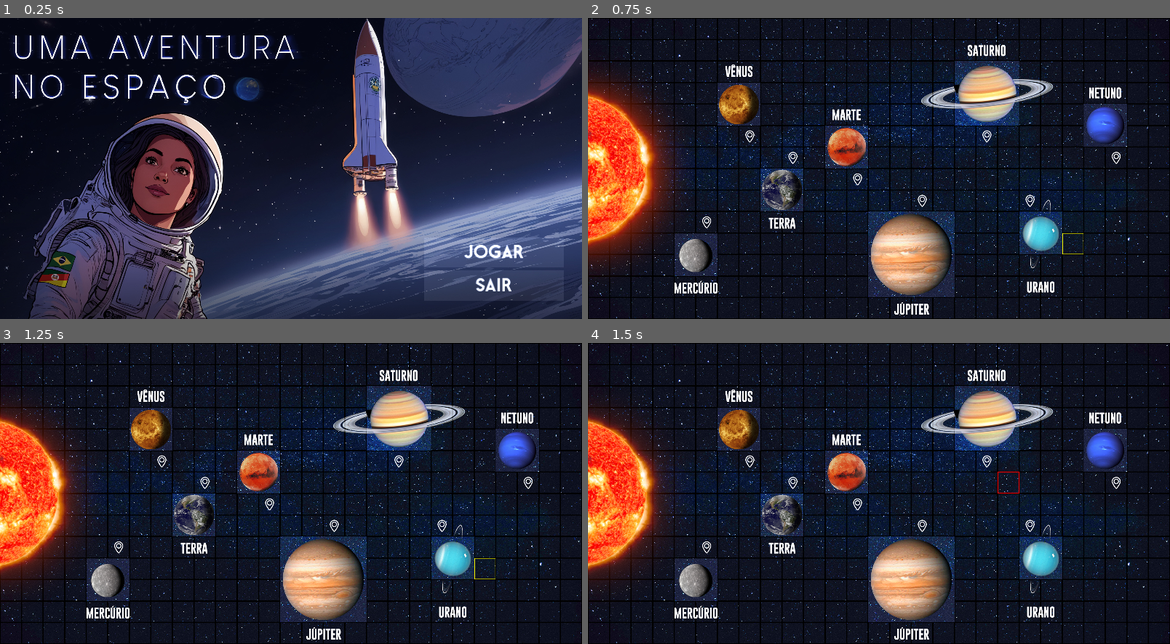
Above: before the commit, frames 1-4 (two rows, left to right).
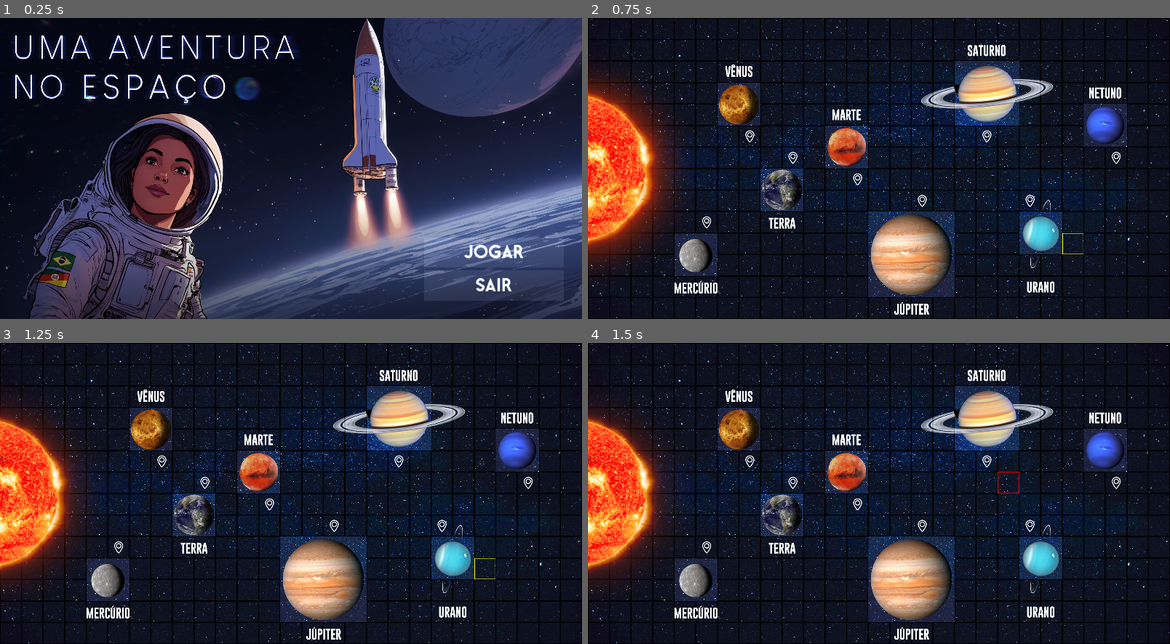
Above: after the commit, the same moments.

Repository: Equiel-1703/jogo-ExpPC
Game: Godot game, scene res://scenes/main_screen.tscn
The game is run twice, just before and just after one commit, with the same random seed, the same clock (stepped at 60 frames per second) and the same inputs.
Inputs (mouse positions are in pixels of both pictures, inside the frame that each line leads up to):
- Up to frame 1 (0.25 s): no input
- Up to frame 2 (0.75 s): click "Jogar" at 0.5 s
- Up to frame 3 (1.25 s): no input
- Up to frame 4 (1.5 s): tap Enter at 1.25 s; move the mouse to (1007, 478) at 1.27 s; press the mouse at (1007, 478) at 1.28 s; hold Right (ui_right) from 1.28 s (still down)

The runs differ from the first frame. In frame 1, 0.2% of the frame differs, in the area x 0-67%, y 0-55%; in frame 2, nothing differs; in frame 3, nothing differs; in frame 4, nothing differs.

Commit message:
Updated main screen image and changed scene folder structure

Diff:
--- a/scripts/main_screen.gd
+++ b/scripts/main_screen.gd
@@ -1,7 +1,7 @@
 extends Control
 
 func _on_jogar_pressed():
-	get_tree().change_scene_to_file("res://levels/level_1.tscn")
+	get_tree().change_scene_to_file("res://scenes/levels/level_1.tscn")
 
 
 func _on_sair_pressed():
Binary file changed: res/CAPA.jpg
Renamed: levels/level_1.tscn -> scenes/levels/level_1.tscn
